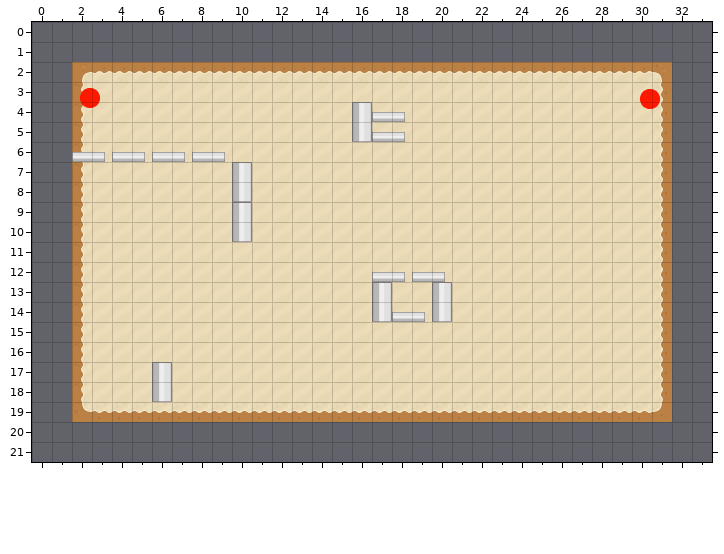
An edit to a level. Tiled map, Assets/Maps/testMap.tmx. The picture above was drawn from the file before the commit.
Cells are 128x128 px. Shown: x 0..33, y 0..21. The old version is drawn lined up with the new one.
And afterwards:
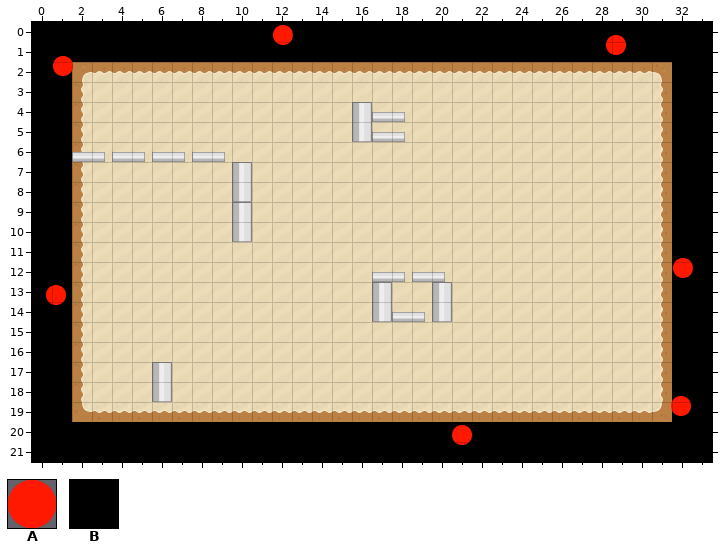
Key: from "Abstractions": A 0 "enemySpawner"; from "UI": B 1 "UI2".
_ is an empty cell, . an unchanged one.
Objects are placed by their top-left corner, in cells (3,4 is the top-left corner of cell 3,4); size is 1x1 cell unless given.
What changed:
map size 30x18 -> 34x22 cells (old content now starts at 2,2; both pictures use the new coordinates)
--- layer "BackgroundLayer"
@@ x 0..33 @@
- 0 __________________________________
- 1 __________________________________
- 2 __..............................__
- 3 __..............................__
- 4 __..............................__
- 5 __..............................__
- 6 __..............................__
- 7 __..............................__
- 8 __..............................__
- 9 __..............................__
-10 __..............................__
-11 __..............................__
-12 __..............................__
-13 __..............................__
-14 __..............................__
-15 __..............................__
-16 __..............................__
-17 __..............................__
-18 __..............................__
-19 __..............................__
-20 __________________________________
-21 __________________________________
+ 0 BBBBBBBBBBBBBBBBBBBBBBBBBBBBBBBBBB
+ 1 BBBBBBBBBBBBBBBBBBBBBBBBBBBBBBBBBB
+ 2 BB..............................BB
+ 3 BB..............................BB
+ 4 BB..............................BB
+ 5 BB..............................BB
+ 6 BB..............................BB
+ 7 BB..............................BB
+ 8 BB..............................BB
+ 9 BB..............................BB
+10 BB..............................BB
+11 BB..............................BB
+12 BB..............................BB
+13 BB..............................BB
+14 BB..............................BB
+15 BB..............................BB
+16 BB..............................BB
+17 BB..............................BB
+18 BB..............................BB
+19 BB..............................BB
+20 BBBBBBBBBBBBBBBBBBBBBBBBBBBBBBBBBB
+21 BBBBBBBBBBBBBBBBBBBBBBBBBBBBBBBBBB
--- layer "EnemySpawn"
+A "enemySpawner" at 12.1,0.2
+A "enemySpawner" at 28.7,0.7
+A "enemySpawner" at 1,1.7
+A "enemySpawner" at 32.1,11.8
+A "enemySpawner" at 0.7,13.2
+A "enemySpawner" at 32,18.7
+A "enemySpawner" at 21,20.2
-A "enemySpawner" at 2.4,3.3
-A "enemySpawner" at 30.4,3.3
Where, in picture pixels (left, top, right, bottom), the same in both pictures:
changed: (32, 22, 712, 462)
